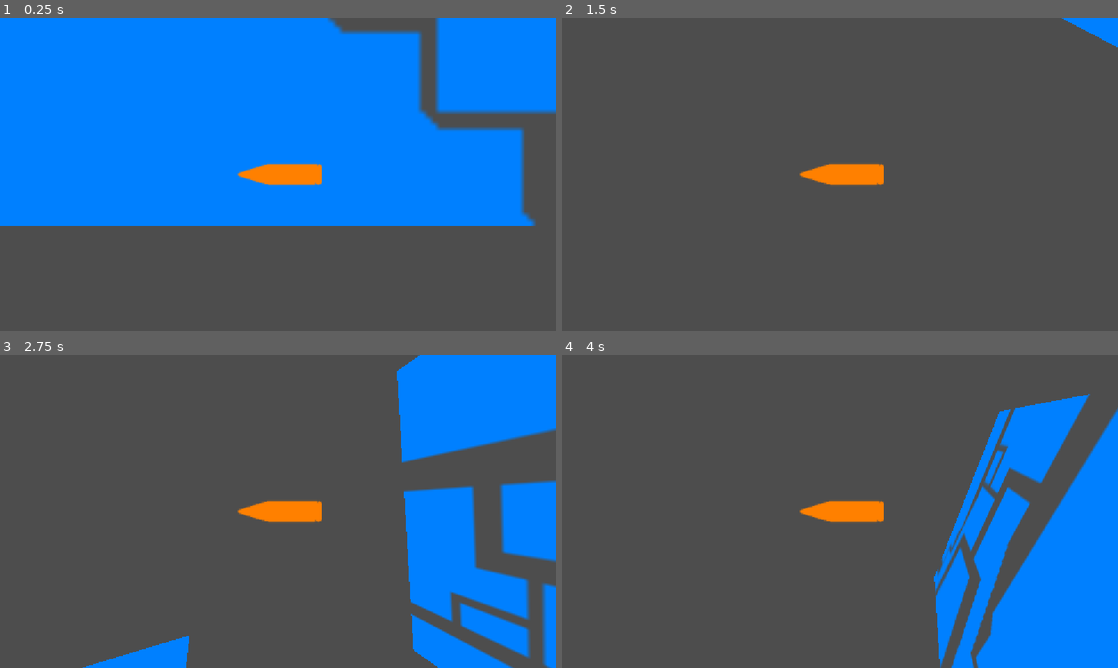
Above: before the commit, frames 1-4 (two rows, left to right).
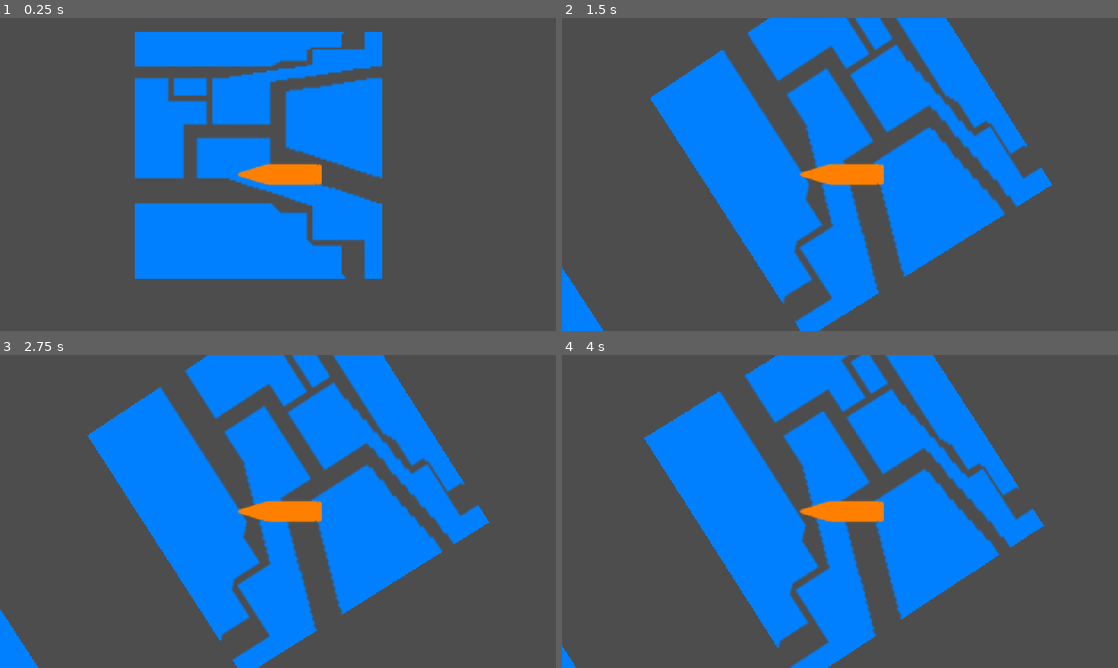
Above: after the commit, the same moments.

Repository: cyan-teal/flying-bullet-3d
Game: Godot game, scene res://scenes/game.tscn
Two runs of this game, one before a commit and one after it. Both use one fixed random seed, a clock stepped at 60 frames per second and the inputs below.
Inputs:
- Up to frame 1 (0.25 s): no input
- Up to frame 2 (1.5 s): tap Enter at 0.5 s; hold Right (turn_right) 0.53-1.28 s; hold Down (turn_down) from 1.28 s (still down)
- Up to frame 3 (2.75 s): release Down (turn_down) at 2.03 s; hold Right (turn_right) from 2.03 s (still down)
- Up to frame 4 (4 s): release Right (turn_right) at 2.78 s; hold Up (turn_up) 2.78-3.53 s; hold A (turn_left) from 3.53 s (still down)

The runs differ from the first frame. In frame 1, 50% of the frame differs, in the area x 0-100%, y 0-84%; in frame 2, 36%; in frame 3, 51%, in the area x 0-100%, y 0-100%; in frame 4, 50%.

Commit message:
Re arrange world

Diff:
--- a/flying-bullet-3d/scenes/world.tscn
+++ b/flying-bullet-3d/scenes/world.tscn
@@ -11,7 +11,7 @@
 transform = Transform3D(-1, 0, 8.742278e-08, 0, 1, 0, -8.742278e-08, 0, -1, 0, 0, -3)
 
 [node name="Obstacle" parent="." unique_id=1347821876 instance=ExtResource("2_rwgxs")]
-transform = Transform3D(10, 0, 0, 0, 10, 0, 0, 0, 10, 0, 5, 3)
+transform = Transform3D(10, 0, 0, 0, 10, 0, 0, 0, 10, 1, 1, 10)
 
 [node name="Floor" parent="." unique_id=594788612 instance=ExtResource("2_rwgxs")]
 transform = Transform3D(50, 0, 0, 0, -2.1855694e-06, 50, 0, -50, -2.1855694e-06, 0, -45, 0)
